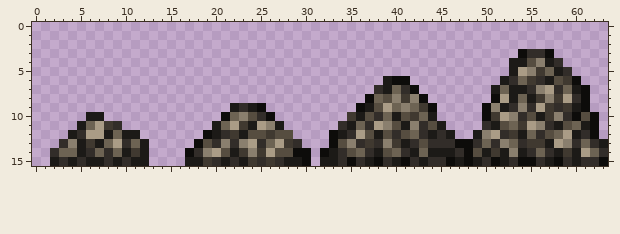
One commit to this pixel-art sprite: content/Materials/Misc/resource.gravel.png. That is the earlier state.
The file is 64x16 pixels.
After:
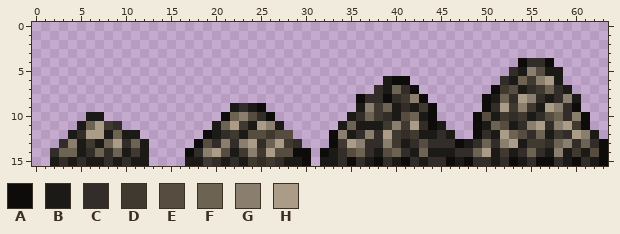
Palette (. is transparent): A #0d0c0a  B #1c1a17  C #322d29  D #403930  E #564d40  F #6d6353  G #8a7f6e  H #aa9c86
The exact change:
Changed rows in their new state; - is an unchanged pixel.
first column x 34:
 3 --------------------....------
 4 -------------------.ACCA.-----
 5 -------------------CB-EB-.----
 6 ------------------CB--GHB..---
 7 -----------------ADE--DF-B..--
 8 --ACCAC---------ABFCHGCBCGB.--
 9 --BGDFBCB--------CHD-DBHGCA.--
10 -BCFDC--FBA----AEBDCDBCEF-GA.-
11 BFBBBDGDH-A----ABF-BCGH-GHDA.-
12 GBCGCHDCDB-----ACBHFECFBDCHGB-
13 DHGC----------B----HB--CF----A
14 --------------CFHBDBCFCBGBDBEA
15 ---------------C-BCABCAACBA-B-
Boxes around the changes in both pictures, in picture pixels (x1, y1, x2, y2):
changed: (464, 49, 608, 166)
changed: (338, 94, 437, 148)
